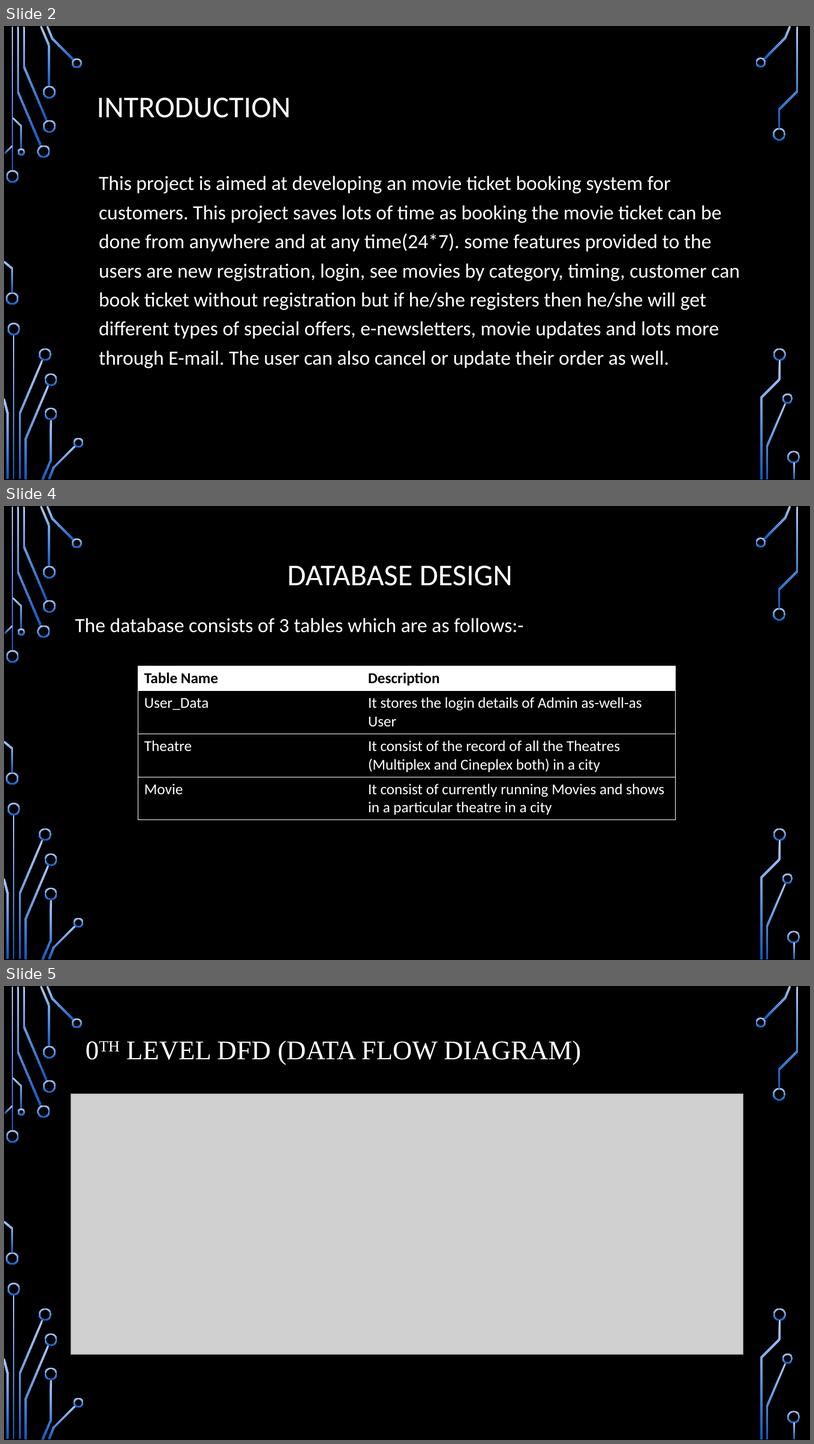
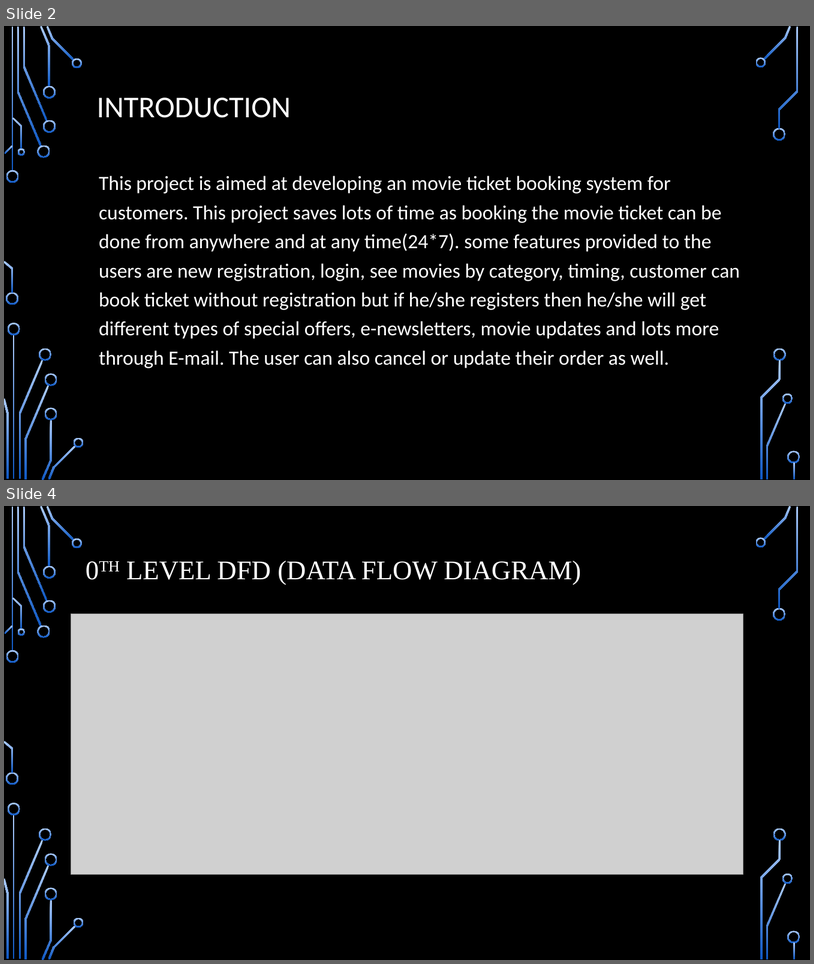
Before and after one commit to vyasaman/movie-ticket-booking, a slide deck: Movie Ticket Booking System.pptx. Shown one above the other, each under a label of ours: slides 2, 4 and 5 before the commit, slides 2 and 4 after it; the slides between them are not shown. The pictures are 814x1444 and 814x964 pixels, drawn with LibreOffice and Linux fonts; fonts in the diff are those of the drawing; grey boxes stand for pictures; background and template pictures are left out. Boxes give left, top, right and bottom in pixels: in the first picture for what was removed or moved away, otherwise in the second. Text is boxed around its words. In the diff, an @@ line names an element or a change of style, - is before the commit and + after.

```diff
--- a/Movie Ticket Booking System.pptx
+++ b/Movie Ticket Booking System.pptx
@@ slide 4 removed at [4, 506, 810, 960], background picture (left out); not listed: 36 template elements that a slide beside it also shows @@
@@ title removed at [287, 565, 513, 586] @@
-DATABASE DESIGN
@@ text removed at [75, 618, 524, 633] @@
-The database consists of 3 tables which are as follows:-
@@ table removed at [138, 666, 676, 817], 4 rows, 2 columns @@
-Table Name | Description
-User_Data | It stores the login details of Admin as-well-as User
-Theatre | It consist of the record of all the Theatres (Multiplex and Cineplex both) in a city
-Movie | It consist of currently running Movies and shows in a particular theatre in a city
@@ what was slide 5 is now slide 4 @@
```
Also in this commit, not shown: 7 slides added, 1 other slide removed, 4 other files.
